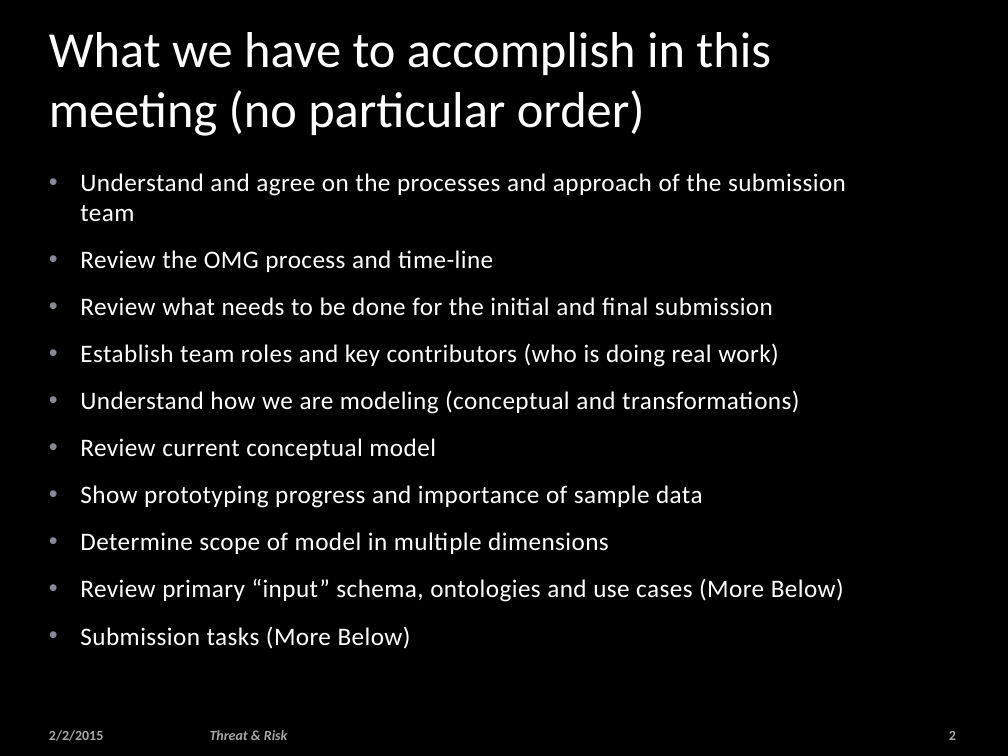
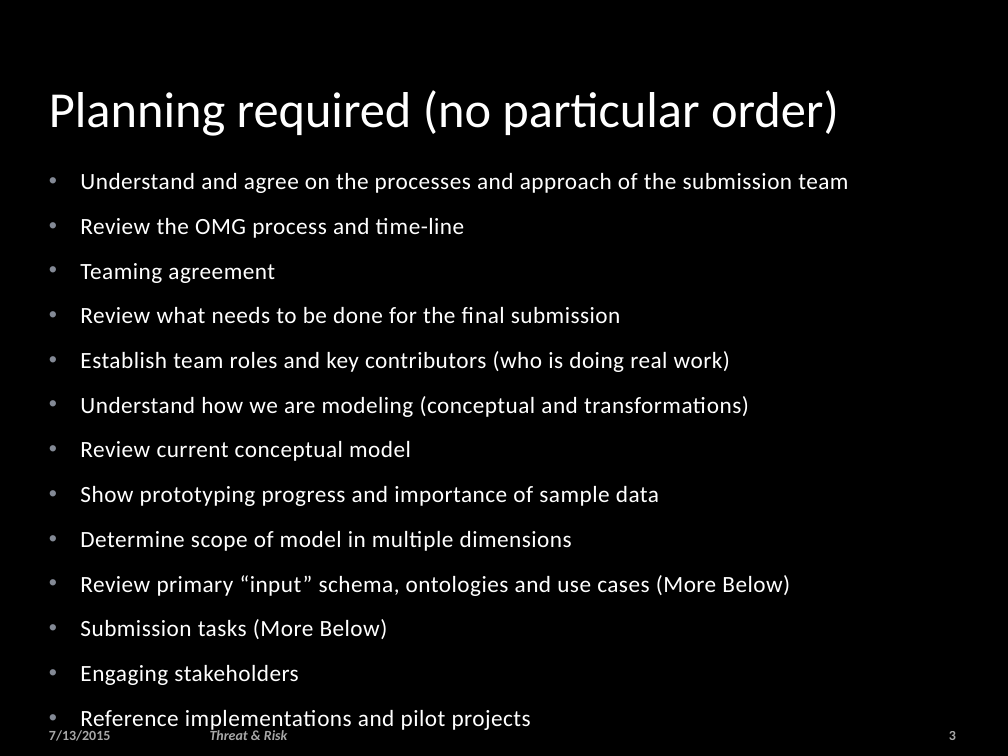
Before and after one commit to omg-threat-modeling/phase1, a slide deck: slide 3 of Team/Threat-risk -enguagement.pptx (slide 2 before the commit). Drawn at 1008x756 pixels with LibreOffice and Linux fonts; fonts in the diff are those of the drawing; background and template pictures are left out. Boxes give left, top, right and bottom in pixels: in the first picture for what was removed or moved away, otherwise in the second. Text is boxed around its words. In the diff, an @@ line names an element or a change of style, - is before the commit and + after.

```diff
--- a/Team/Threat-risk -enguagement.pptx
+++ b/Team/Threat-risk -enguagement.pptx
@@ title at (49, 90, 839, 136): text changed @@
-What we have to accomplish in this meeting (no particular order)
+Planning required (no particular order)
@@ text at (80, 173, 848, 639): size 18 to 16.6 pt in "Understand and agree on the processes and ...", "Review the OMG process and time-line", "Establish team roles and key contributors (who ...", "Understand how we are modeling (conceptual and ..." and 5 more places @@
@@ text at (80, 263, 621, 323): text changed; size 18 to 16.6 pt @@
-• Review what needs to be done for the initial and final submission
+• Teaming agreement
+• Review what needs to be done for the final submission
@@ text at (80, 665, 298, 685): paragraphs added @@
+• Engaging stakeholders
+• Reference implementations and pilot projects
@@ text at (49, 730, 111, 741): text changed @@
-2/2/2015
+7/13/2015
```
Also in this commit, not shown: 48 other slides changed, 26 slides added, 8 slides removed, 2 other files.
